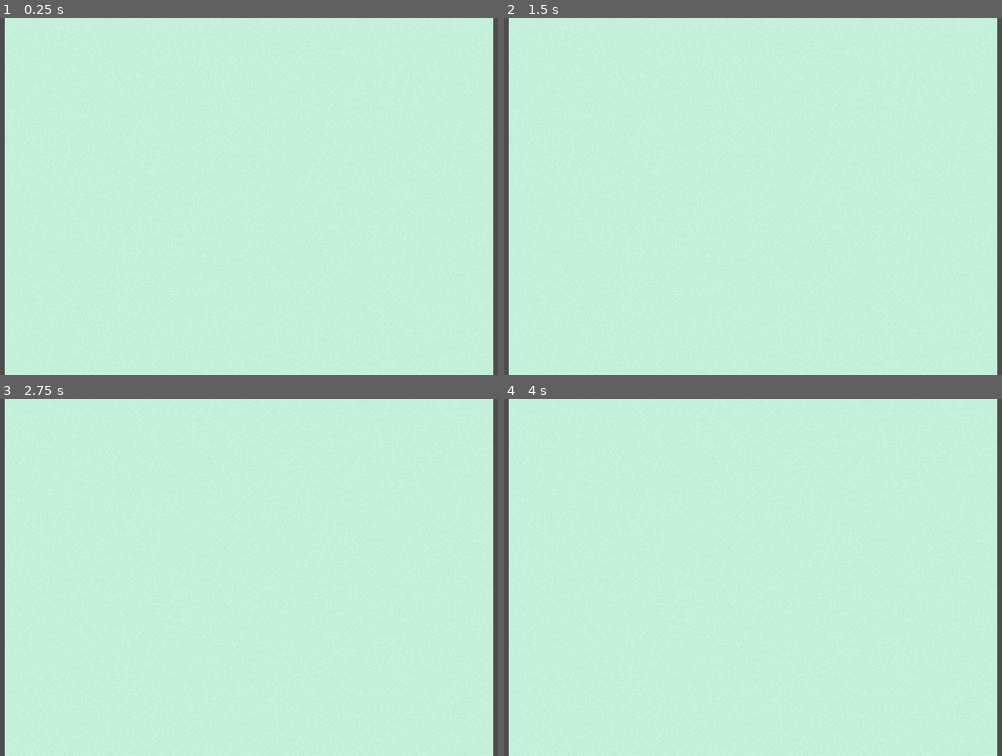
Above: before the commit, frames 1-4 (two rows, left to right).
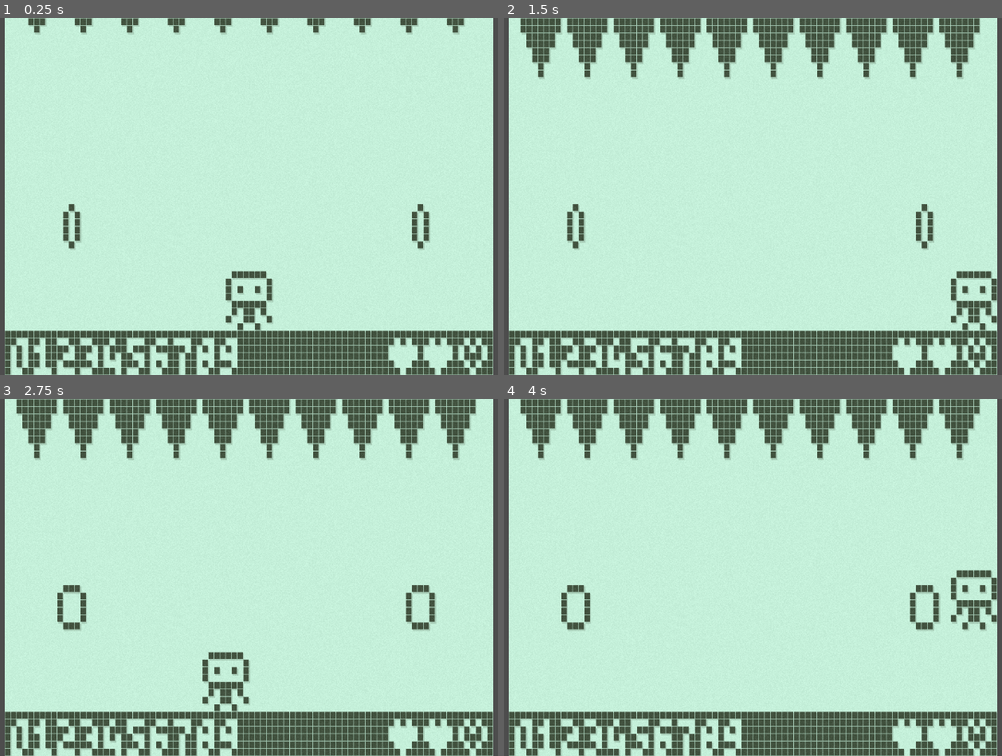
Above: after the commit, the same moments.

Repository: Qowface/nokiajam-6
Game: Godot game, scene res://main.tscn
Same seed, same stepped clock (60 frames per second), same inputs: the game is played once before the commit and once after it.
Inputs:
- Up to frame 1 (0.25 s): no input
- Up to frame 2 (1.5 s): hold Right (move_right) from 0.53 s (still down); tap Space (jump, bound only after the commit) at 0.6, 0.77, 1.07, 1.35 s
- Up to frame 3 (2.75 s): tap Space (jump, bound only after the commit) at 1.52, 1.82, 2.1 s; release Right (move_right) at 2.03 s; hold Left (move_left) from 2.03 s (still down)
- Up to frame 4 (4 s): release Left (move_left) at 2.78 s; hold Right (move_right) from 2.78 s (still down); tap Space (jump, bound only after the commit) at 2.85, 3.02, 3.32, 3.6, 3.77 s

The runs differ from the first frame. In frame 1, 12% of the frame differs, in the area x 0-100%, y 0-100%; in frame 2, 19%; in frame 3, 20%; in frame 4, 20%.

Commit message:
Create main game scene and player scene.
Add some assets and build out concept scene.

Diff:
--- a/main.tscn
+++ b/main.tscn
@@ -1,6 +1,7 @@
-[gd_scene load_steps=5 format=3 uid="uid://pstqes7jcym2"]
+[gd_scene load_steps=6 format=3 uid="uid://pstqes7jcym2"]
 
 [ext_resource type="Script" path="res://main.gd" id="1_nrtmp"]
+[ext_resource type="PackedScene" uid="uid://b0lirltu4mflp" path="res://scenes/icicle_game.tscn" id="2_kmup0"]
 [ext_resource type="Shader" path="res://assets/shaders/nokia-3310.gdshader" id="3_dhqyx"]
 
 [sub_resource type="ViewportTexture" id="ViewportTexture_l502v"]
@@ -26,6 +27,8 @@
 snap_2d_vertices_to_pixel = true
 size = Vector2i(84, 48)
 
+[node name="IcicleGame" parent="Screen" instance=ExtResource("2_kmup0")]
+
 [node name="AspectRatioContainer" type="AspectRatioContainer" parent="."]
 unique_name_in_owner = true
 anchors_preset = 15
--- a/project.godot
+++ b/project.godot
@@ -10,7 +10,7 @@
 
 [application]
 
-config/name="nokia6jam"
+config/name="Nokia 3310 Jam 6"
 run/main_scene="res://main.tscn"
 config/features=PackedStringArray("4.2", "Forward Plus")
 run/max_fps=15
@@ -94,6 +94,21 @@
 "events": [Object(InputEventKey,"resource_local_to_scene":false,"resource_name":"","device":-1,"window_id":0,"alt_press …(182 unchanged characters)…
 ]
 }
+jump={
+"deadzone": 0.5,
+"events": [Object(InputEventKey,"resource_local_to_scene":false,"resource_name":"","device":-1,"window_id":0,"alt_pressed":false,"shift_pressed":false,"ctrl_pressed":false,"meta_pressed":false,"pressed":false,"keycode":0,"physical_keycode":32,"key_label":0,"unicode":32,"echo":false,"script":null)
+]
+}
+quit={
+"deadzone": 0.5,
+"events": [Object(InputEventKey,"resource_local_to_scene":false,"resource_name":"","device":-1,"window_id":0,"alt_pressed":false,"shift_pressed":false,"ctrl_pressed":false,"meta_pressed":false,"pressed":false,"keycode":0,"physical_keycode":4194305,"key_label":0,"unicode":0,"echo":false,"script":null)
+]
+}
+reset={
+"deadzone": 0.5,
+"events": [Object(InputEventKey,"resource_local_to_scene":false,"resource_name":"","device":-1,"window_id":0,"alt_pressed":false,"shift_pressed":false,"ctrl_pressed":false,"meta_pressed":false,"pressed":false,"keycode":0,"physical_keycode":82,"key_label":0,"unicode":114,"echo":false,"script":null)
+]
+}
 
 [internationalization]
 
--- /dev/null
+++ b/scenes/icicle.tscn
@@ -0,0 +1,49 @@
+[gd_scene load_steps=7 format=3 uid="uid://b7dhj2f74q6iv"]
+
+[ext_resource type="Texture2D" uid="uid://duyeqceyw5vym" path="res://assets/img/icicle_grow.png" id="1_x3few"]
+
+[sub_resource type="AtlasTexture" id="AtlasTexture_20js3"]
+atlas = ExtResource("1_x3few")
+region = Rect2(0, 0, 8, 8)
+
+[sub_resource type="AtlasTexture" id="AtlasTexture_38xx0"]
+atlas = ExtResource("1_x3few")
+region = Rect2(8, 0, 8, 8)
+
+[sub_resource type="AtlasTexture" id="AtlasTexture_kci0q"]
+atlas = ExtResource("1_x3few")
+region = Rect2(16, 0, 8, 8)
+
+[sub_resource type="SpriteFrames" id="SpriteFrames_8yv71"]
+animations = [{
+"frames": [{
+"duration": 1.0,
+"texture": SubResource("AtlasTexture_20js3")
+}, {
+"duration": 1.0,
+"texture": SubResource("AtlasTexture_38xx0")
+}, {
+"duration": 1.0,
+"texture": SubResource("AtlasTexture_kci0q")
+}],
+"loop": false,
+"name": &"grow",
+"speed": 3.0
+}]
+
+[sub_resource type="RectangleShape2D" id="RectangleShape2D_6kmwy"]
+size = Vector2(3, 7)
+
+[node name="Icicle" type="Area2D"]
+
+[node name="AnimatedSprite2D" type="AnimatedSprite2D" parent="."]
+position = Vector2(4, 4)
+sprite_frames = SubResource("SpriteFrames_8yv71")
+animation = &"grow"
+autoplay = "grow"
+frame = 2
+frame_progress = 1.0
+
+[node name="CollisionShape2D" type="CollisionShape2D" parent="."]
+position = Vector2(3.5, 3.5)
+shape = SubResource("RectangleShape2D_6kmwy")
--- /dev/null
+++ b/scenes/icicle_game.tscn
@@ -0,0 +1,138 @@
+[gd_scene load_steps=14 format=3 uid="uid://b0lirltu4mflp"]
+
+[ext_resource type="PackedScene" uid="uid://cpxam4xk4egf2" path="res://scenes/player.tscn" id="1_73hgt"]
+[ext_resource type="Script" path="res://scripts/icicle_game.gd" id="1_jsahh"]
+[ext_resource type="PackedScene" uid="uid://b7dhj2f74q6iv" path="res://scenes/icicle.tscn" id="3_scmh2"]
+[ext_resource type="FontFile" uid="uid://cxeg4c7rwp2y3" path="res://assets/fonts/lowrez/lowrez.png" id="4_tqb80"]
+[ext_resource type="Texture2D" uid="uid://d032n0mrd7o6j" path="res://assets/img/heart_full.png" id="5_obii6"]
+[ext_resource type="Texture2D" uid="uid://dxet38htucmi8" path="res://assets/img/heart_empty.png" id="6_es5cs"]
+[ext_resource type="Texture2D" uid="uid://cxq05w6ryodmq" path="res://assets/img/coin.png" id="7_wtweo"]
+
+[sub_resource type="RectangleShape2D" id="RectangleShape2D_y6i5q"]
+size = Vector2(84, 6)
+
+[sub_resource type="AtlasTexture" id="AtlasTexture_hlnrq"]
+atlas = ExtResource("7_wtweo")
+region = Rect2(0, 0, 8, 8)
+
+[sub_resource type="AtlasTexture" id="AtlasTexture_5u4ox"]
+atlas = ExtResource("7_wtweo")
+region = Rect2(8, 0, 8, 8)
+
+[sub_resource type="AtlasTexture" id="AtlasTexture_0hjvc"]
+atlas = ExtResource("7_wtweo")
+region = Rect2(16, 0, 8, 8)
+
+[sub_resource type="AtlasTexture" id="AtlasTexture_lcdv8"]
+atlas = ExtResource("7_wtweo")
+region = Rect2(24, 0, 8, 8)
+
+[sub_resource type="SpriteFrames" id="SpriteFrames_uq0qf"]
+animations = [{
+"frames": [{
+"duration": 1.0,
+"texture": SubResource("AtlasTexture_hlnrq")
+}, {
+"duration": 1.0,
+"texture": SubResource("AtlasTexture_5u4ox")
+}, {
+"duration": 1.0,
+"texture": SubResource("AtlasTexture_0hjvc")
+}, {
+"duration": 1.0,
+"texture": SubResource("AtlasTexture_lcdv8")
+}],
+"loop": true,
+"name": &"default",
+"speed": 6.0
+}]
+
+[node name="IcicleGame" type="Node2D"]
+script = ExtResource("1_jsahh")
+
+[node name="Ground" type="StaticBody2D" parent="."]
+position = Vector2(0, 42)
+
+[node name="ColorRect" type="ColorRect" parent="Ground"]
+offset_right = 84.0
+offset_bottom = 6.0
+color = Color(0, 0, 0, 1)
+
+[node name="CollisionShape2D" type="CollisionShape2D" parent="Ground"]
+position = Vector2(42, 3)
+shape = SubResource("RectangleShape2D_y6i5q")
+
+[node name="Player" parent="." instance=ExtResource("1_73hgt")]
+position = Vector2(38, 34)
+
+[node name="Icicles" type="Node2D" parent="."]
+
+[node name="Icicle" parent="Icicles" instance=ExtResource("3_scmh2")]
+position = Vector2(2, 0)
+
+[node name="Icicle2" parent="Icicles" instance=ExtResource("3_scmh2")]
+position = Vector2(10, 0)
+
+[node name="Icicle3" parent="Icicles" instance=ExtResource("3_scmh2")]
+position = Vector2(18, 0)
+
+[node name="Icicle4" parent="Icicles" instance=ExtResource("3_scmh2")]
+position = Vector2(26, 0)
+
+[node name="Icicle5" parent="Icicles" instance=ExtResource("3_scmh2")]
+position = Vector2(34, 0)
+
+[node name="Icicle6" parent="Icicles" instance=ExtResource("3_scmh2")]
+position = Vector2(42, 0)
+
+[node name="Icicle7" parent="Icicles" instance=ExtResource("3_scmh2")]
+position = Vector2(50, 0)
+
+[node name="Icicle8" parent="Icicles" instance=ExtResource("3_scmh2")]
+position = Vector2(58, 0)
+
+[node name="Icicle9" parent="Icicles" instance=ExtResource("3_scmh2")]
+position = Vector2(66, 0)
+
+[node name="Icicle10" parent="Icicles" instance=ExtResource("3_scmh2")]
+position = Vector2(74, 0)
+
+[node name="CanvasLayer" type="CanvasLayer" parent="."]
+
+[node name="ScoreLabel" type="Label" parent="CanvasLayer"]
+offset_left = 1.0
+offset_top = 43.0
+offset_right = 48.0
+offset_bottom = 49.0
+theme_override_colors/font_color = Color(1, 1, 1, 1)
+theme_override_fonts/font = ExtResource("4_tqb80")
+text = "0123456789"
+
+[node name="Sprite2D" type="Sprite2D" parent="CanvasLayer"]
+position = Vector2(66, 43)
+texture = ExtResource("5_obii6")
+centered = false
+
+[node name="Sprite2D2" type="Sprite2D" parent="CanvasLayer"]
+position = Vector2(72, 43)
+texture = ExtResource("5_obii6")
+centered = false
+
+[node name="Sprite2D3" type="Sprite2D" parent="CanvasLayer"]
+position = Vector2(78, 43)
+texture = ExtResource("6_es5cs")
+centered = false
+
+[node name="Temp" type="Node2D" parent="."]
+
+[node name="AnimatedSprite2D" type="AnimatedSprite2D" parent="Temp"]
+position = Vector2(8, 24)
+sprite_frames = SubResource("SpriteFrames_uq0qf")
+autoplay = "default"
+centered = false
+
+[node name="AnimatedSprite2D2" type="AnimatedSprite2D" parent="Temp"]
+position = Vector2(68, 24)
+sprite_frames = SubResource("SpriteFrames_uq0qf")
+autoplay = "default"
+centered = false
--- /dev/null
+++ b/scenes/player.tscn
@@ -0,0 +1,18 @@
+[gd_scene load_steps=4 format=3 uid="uid://cpxam4xk4egf2"]
+
+[ext_resource type="Script" path="res://scripts/player.gd" id="1_aiv7m"]
+[ext_resource type="Texture2D" uid="uid://b3jm4vdrawplv" path="res://assets/img/player.png" id="2_15kh5"]
+
+[sub_resource type="RectangleShape2D" id="RectangleShape2D_xowam"]
+size = Vector2(8, 8)
+
+[node name="Player" type="CharacterBody2D"]
+script = ExtResource("1_aiv7m")
+
+[node name="Sprite2D" type="Sprite2D" parent="."]
+position = Vector2(4, 4)
+texture = ExtResource("2_15kh5")
+
+[node name="CollisionShape2D" type="CollisionShape2D" parent="."]
+position = Vector2(4, 4)
+shape = SubResource("RectangleShape2D_xowam")
--- /dev/null
+++ b/scripts/icicle_game.gd
@@ -0,0 +1,12 @@
+extends Node2D
+
+
+func _ready():
+	pass
+
+
+func _process(delta):
+	if Input.is_action_just_pressed("quit"):
+		get_tree().quit()
+	elif Input.is_action_just_pressed("reset"):
+		get_tree().reload_current_scene()
--- /dev/null
+++ b/scripts/player.gd
@@ -0,0 +1,31 @@
+extends CharacterBody2D
+
+
+const SPEED = 60
+const JUMP_VELOCITY = -150
+
+var gravity = ProjectSettings.get_setting("physics/2d/default_gravity")
+
+var screen_size
+
+
+func _ready():
+	screen_size = get_viewport_rect().size
+
+
+func _physics_process(delta):
+	if not is_on_floor():
+		velocity.y += gravity * delta
+
+	if Input.is_action_just_pressed("jump") and is_on_floor():
+		velocity.y = JUMP_VELOCITY
+
+	var direction = Input.get_axis("move_left", "move_right")
+	if direction:
+		velocity.x = direction * SPEED
+	else:
+		velocity.x = move_toward(velocity.x, 0, SPEED)
+
+	move_and_slide()
+
+	position.x = clamp(position.x, 0, screen_size.x - 8)
Binary file added: assets/img/coin.png
Not shown, added: assets/img/coin.png.import
Binary file added: assets/img/heart_empty.png
Not shown, added: assets/img/heart_empty.png.import
Binary file added: assets/img/heart_full.png
Not shown, added: assets/img/heart_full.png.import
Binary file added: assets/img/icicle_grow.png
Not shown, added: assets/img/icicle_grow.png.import
Binary file added: assets/img/player.png
Not shown, added: assets/img/player.png.import
Renamed: scene/NokiaStartup.tscn -> scenes/NokiaStartup.tscn
